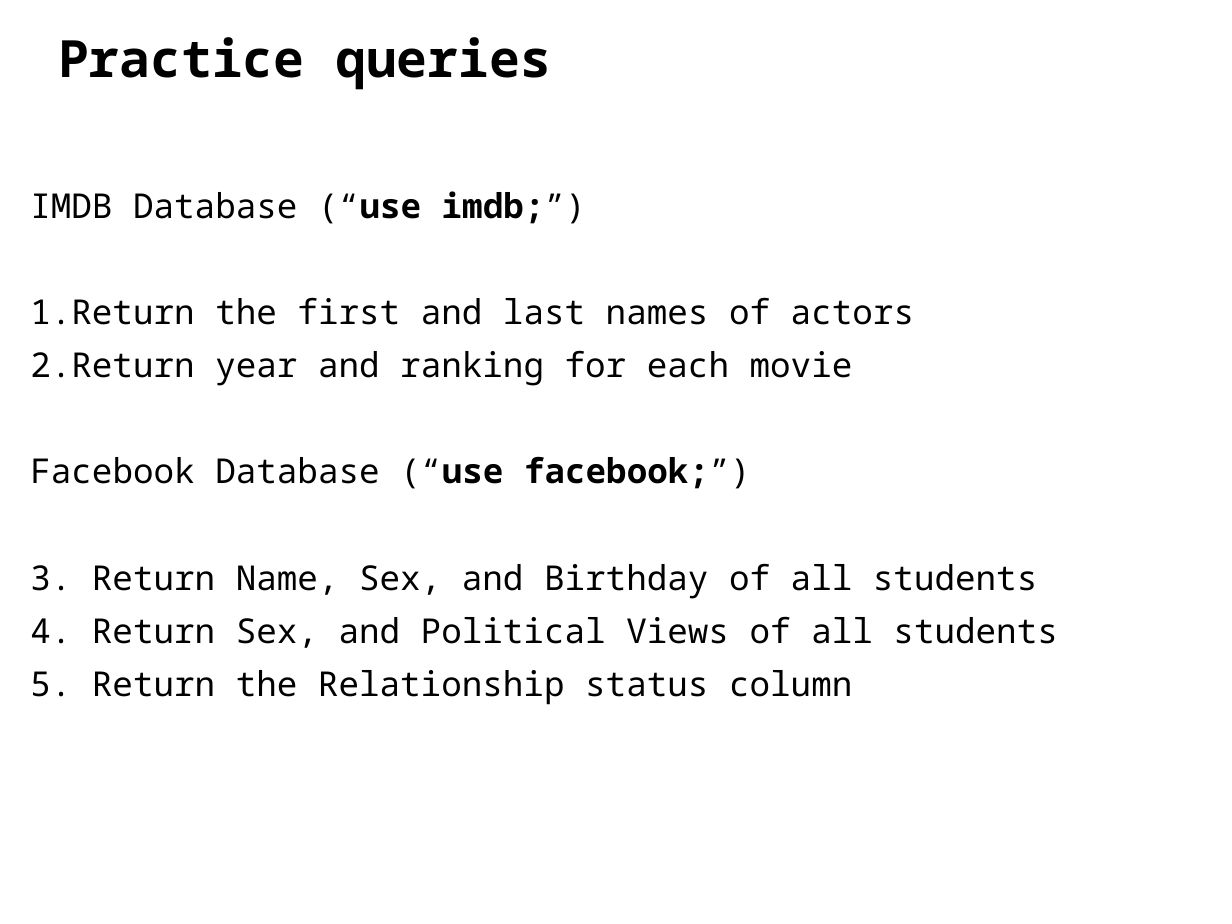
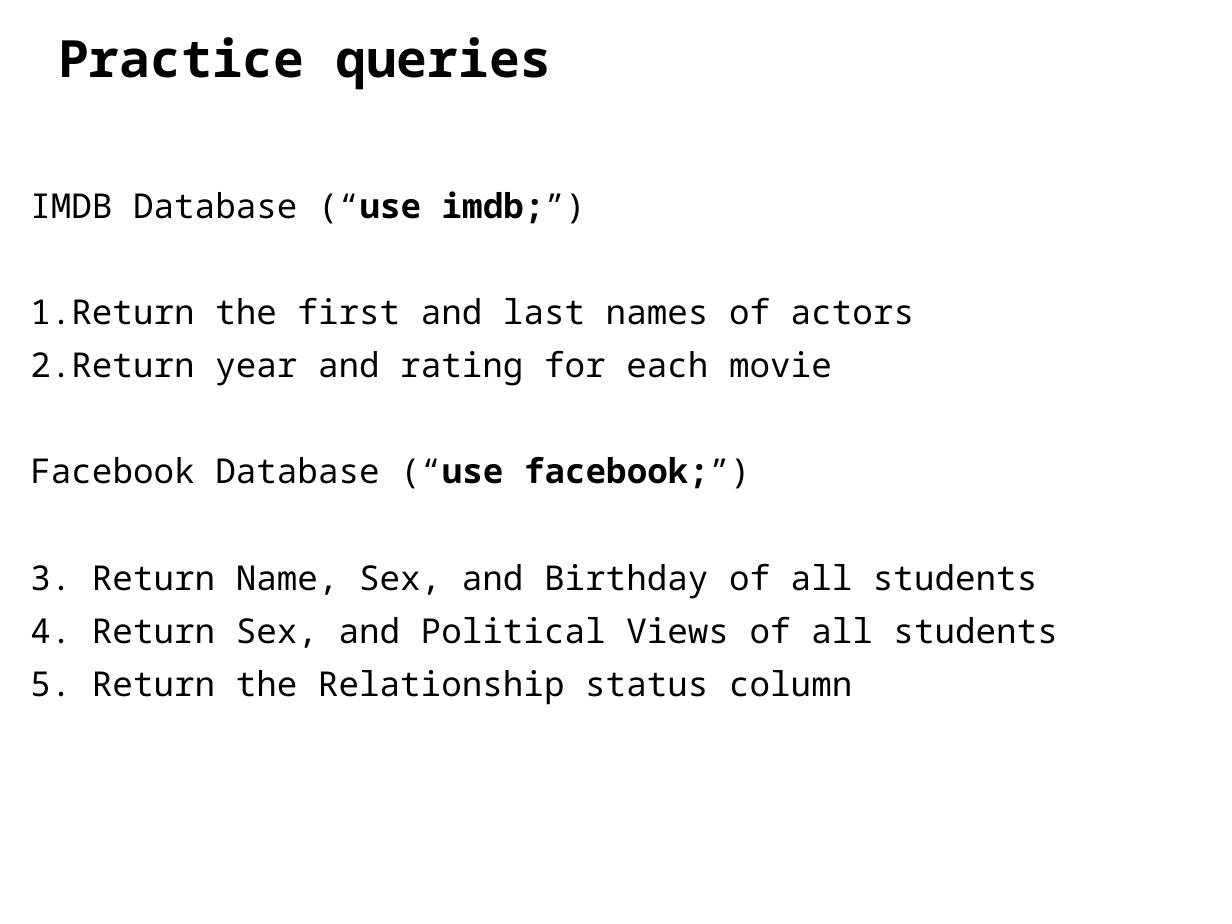
Before and after one commit to ipeirotis/introduction-to-databases, a slide deck: slide 6 of session2/B-SQL_Selection_Queries.pptx. Drawn at 1232x924 pixels with LibreOffice and Linux fonts; fonts in the diff are those of the drawing. Boxes give left, top, right and bottom in pixels: in the first picture for what was removed or moved away, otherwise in the second. Text is boxed around its words. In the diff, an @@ line names an element or a change of style, - is before the commit and + after.

```diff
--- a/session2/B-SQL_Selection_Queries.pptx
+++ b/session2/B-SQL_Selection_Queries.pptx
@@ text at box(30, 350, 832, 386): text changed @@
-2. Return year and ranking for each movie
+2. Return year and rating for each movie
```
Also in this commit, not shown: 2 other slides changed.
